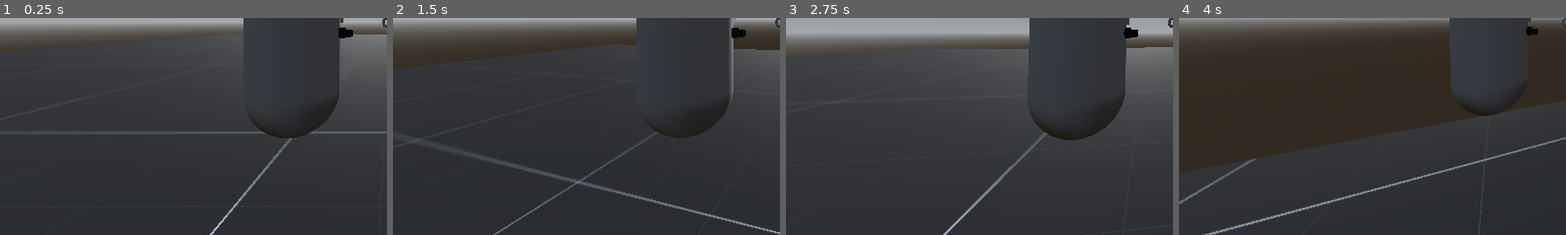
Above: before the commit, frames 1-4 (left to right).
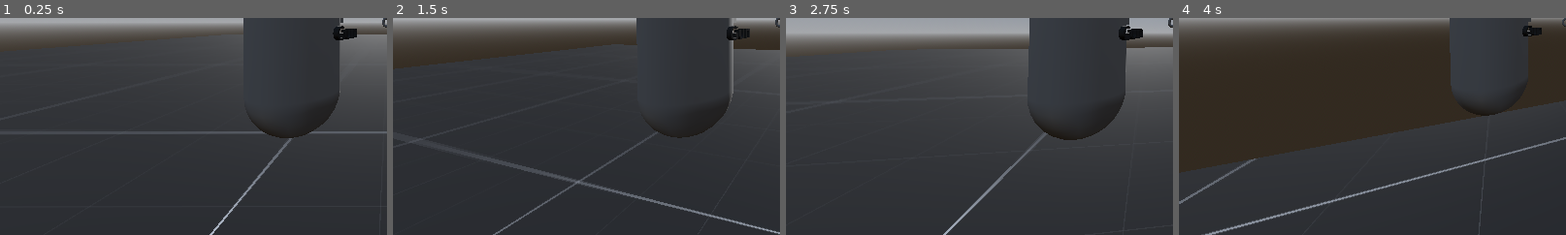
Above: after the commit, the same moments.

Repository: kylekrause3/man-vs-godot
Game: Godot game, scene res://scenes/levels/dev.tscn
Two runs of this game, one before a commit and one after it. Both use one fixed random seed, a clock stepped at 60 frames per second and the inputs below.
Inputs (mouse positions are % of the whole screen's width and height, from its top left):
- Up to frame 1 (0.25 s): no input
- Up to frame 2 (1.5 s): tap Enter at 0.5 s; move the mouse to (55, 50) at 0.52 s; press the mouse at (55, 50) at 0.53 s; hold W (up) from 0.53 s (still down); tap Space (jump) at 0.77 s; move the mouse to (45, 50) at 1.27 s; release the mouse at (45, 50) at 1.28 s; tap Shift (sprint) at 1.35 s
- Up to frame 3 (2.75 s): keep holding W (up); tap Space (jump) at 1.52 s; move the mouse to (52, 48) at 2.02 s; tap K (teleport) at 2.1 s
- Up to frame 4 (4 s): keep holding W (up); move the mouse to (49, 52) at 2.77 s; click (49, 52) at 2.85 s; tap Space (jump) at 3.02, 3.77 s; move the mouse to (57, 51) at 3.52 s; hold Shift (sprint) from 3.53 s (still down)
The pictures show only the part of the screen within x 0-50%, y 49-99%; the shares and areas given below are measured in that part.

The runs differ from the first frame. In frame 1, 0.2% of the frame differs, in the area x 85-93%, y 3-11%; in frame 2, 0.2%, in the area x 86-93%, y 3-11%; in frame 3, 0.2%; in frame 4, 0.1%.

Commit message:
add auto reload

Diff:
--- a/mvb/components/weaponhandler/WeaponHandler.gd
+++ b/mvb/components/weaponhandler/WeaponHandler.gd
@@ -62,9 +62,11 @@
 func _process(delta: float) -> void:
 	shootbehaviorlambda.call(delta)
 
-	if Input.is_action_just_pressed("reload") && reloadWaitTimer >= reloadTime:
+	if (Input.is_action_just_pressed("reload") || currentClipAmmo == 0) && (reloadWaitTimer >= reloadTime):
+		if !reloading:
+			reloadWaitTimer = 0
 		reloading = true
-		reloadWaitTimer = 0
+
 
 	if reloadWaitTimer < reloadTime:
 		reloadWaitTimer += delta
--- a/mvb/scenes/entities/player.tscn
+++ b/mvb/scenes/entities/player.tscn
@@ -13,12 +13,11 @@
 
 [sub_resource type="TorusMesh" id="TorusMesh_s8i6a"]
 
-[sub_resource type="StandardMaterial3D" id="StandardMaterial3D_f5dls"]
-albedo_color = Color(0.0962047, 0.0962048, 0.0962047, 1)
-metallic = 0.65
+[sub_resource type="StandardMaterial3D" id="StandardMaterial3D_vyqn0"]
+albedo_color = Color(0.176419, 0.176419, 0.176419, 1)
 
-[sub_resource type="TextMesh" id="TextMesh_fwo54"]
-material = SubResource("StandardMaterial3D_f5dls")
+[sub_resource type="TextMesh" id="TextMesh_u8swr"]
+material = SubResource("StandardMaterial3D_vyqn0")
 text = "Gun"
 
 [node name="Player" type="Node3D"]
@@ -53,8 +52,8 @@
 target = NodePath("../../Camera3D")
 
 [node name="model" type="MeshInstance3D" parent="CharacterBody3D/weapon"]
-transform = Transform3D(0.224135, 0, 0.974558, 0, 1, 0, -0.974558, 0, 0.224135, 0.561893, 0.152231, -0.0604483)
-mesh = SubResource("TextMesh_fwo54")
+transform = Transform3D(0.424736, 0, 1.19383, 0, 1.305, 0, -1.84679, 0, 0.274565, 0.558647, 0.152, -0.101855)
+mesh = SubResource("TextMesh_u8swr")
 
 [node name="Camera3D" type="Camera3D" parent="." node_paths=PackedStringArray("target", "raycast")]
 current = true
